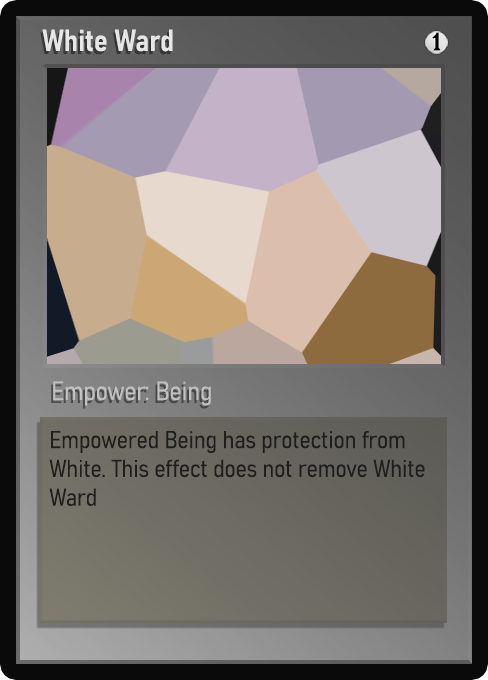
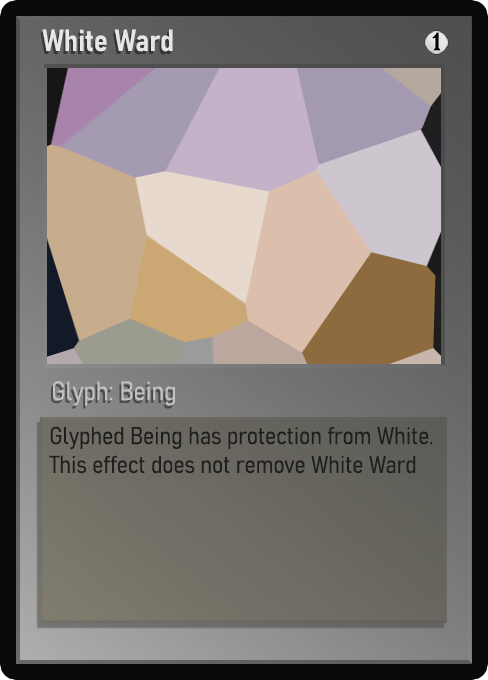
The second 488 × 680 image is a revision of the first. Changes to its layers:
painted on "Class" over <box>53,381,211,406</box>
painted on "Desc_norm" over <box>49,426,433,506</box>
